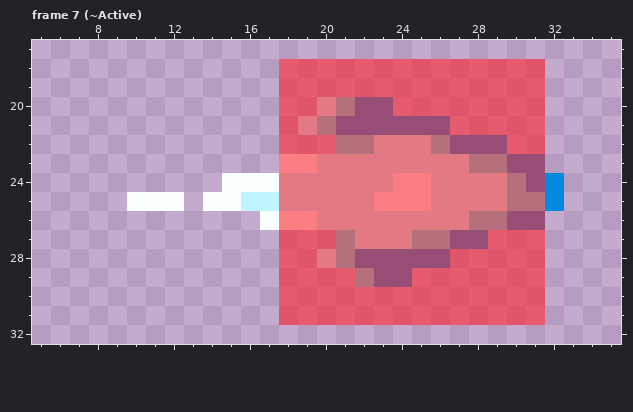
File history of a pixel-art file, holoVersus/Cards/AsepriteFiles/WaterBullet.aseprite. The picture above was drawn from the file before the commit.
50x50 pixels, 15 frames. Shown: frame 7 (~Active): x 5..35, y 17..32. The commit also changed other frames, which this record leaves out.
The result:
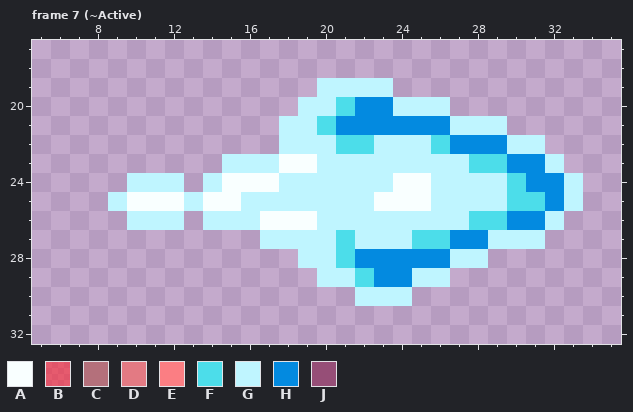
Palette (. is transparent): A #f9ffff  B #fd242d96  C #b4707b  D #e37a83  E #fb7e83  F #4cddea  G #bff5ff  H #038ae0  J #964e77
The edit:
layer "Hitbox" now hidden
Changed rows in their new state; - is an unchanged pixel.
Frame 7 (~Active):
first column x 9:
18 ---------..............--
19 ---------..GGGG........--
20 ---------.GGFHHGGG.....--
21 ---------GGFHHHHHHGGG..--
22 ---------GGGFFGGGFHHHGG--
23 ------GGGAAGGGGGGGGFFHHG-
24 -GGG-G---GGGGGGAAGGGGFH-G
25 G---G----GGGGGAAAGGGGFF-G
26 -GGG-GGG-AAGGGGGGGGFFHHG-
27 --------GGGGFGGGFFHHGGG--
28 ---------.GGFHHHHHGG...--
29 ---------..GGFHHGG.....--
30 ---------....GGG.......--
31 ---------..............--
Where, in picture pixels (left, top, right, bottom), the same in both pictures:
changed: (108, 59, 583, 325)
